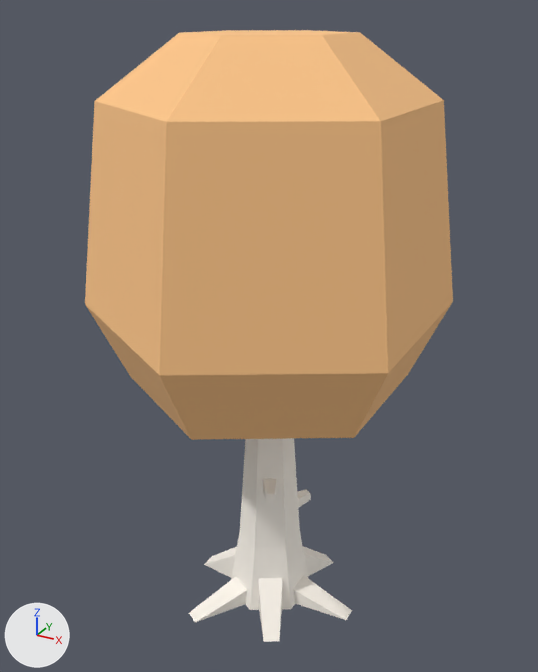
What one commit did to the OBJ model DynamicLab/Assets/Nature Kit/Models/OBJ format/tree_oak_fall.obj.
One viewpoint serves both versions: a camera (50 mm lens) standing at (0.674, -1.229, 1.264) and looking at (-0.008, 0.011, 0.644). The axes (+X, +Y, +Z) are drawn at lower left. The lights are the same throughout. The picture after the commit comes second. Where no turn or scale is listed for an object, it has been applied to the vertices.

The first picture shows 'tree_oak_fall'.
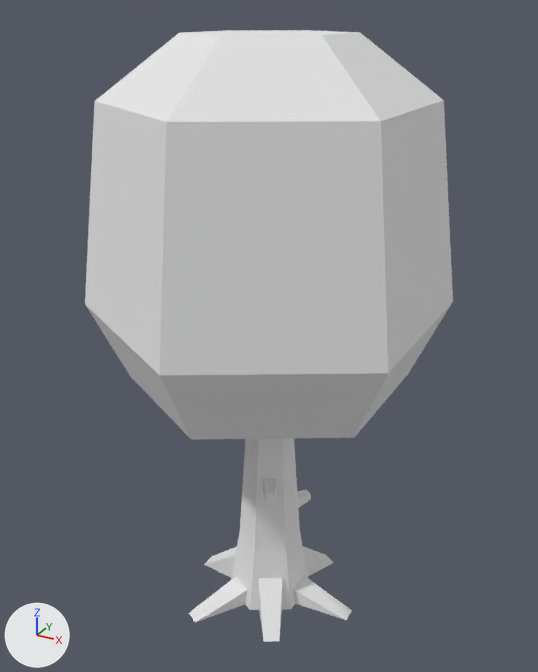
Boxes (x1, y1, x2, y2) around the edits, measured in the pictures (538 x 672 px):
'tree_oak_fall', recoloured
    both: (85, 30, 453, 642)

What changed in the scene script:
```text
Change mat_leafsfall:
    mat_leafsfall.base_color: (1.0, 0.573, 0.255) -> (0.8, 0.8, 0.8)  # beige #ffc78a -> white #e7e7e7
```
